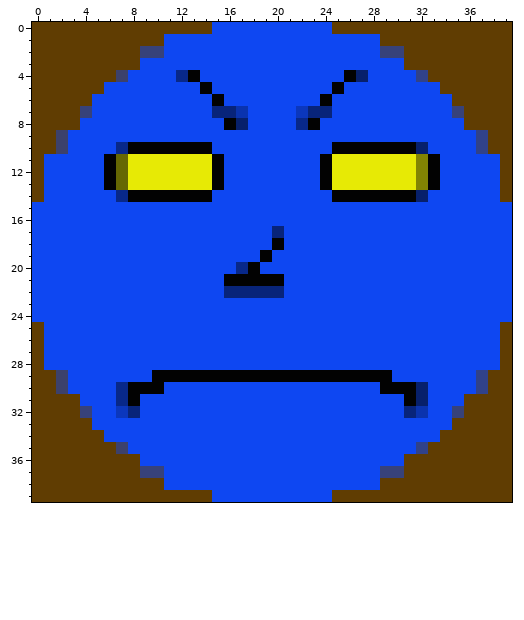
Pixel-art sprite, stored at Sprites/Blue.png. The picture above was drawn from the file before the commit.
The file is 40x40 pixels.
The same view after the edit:
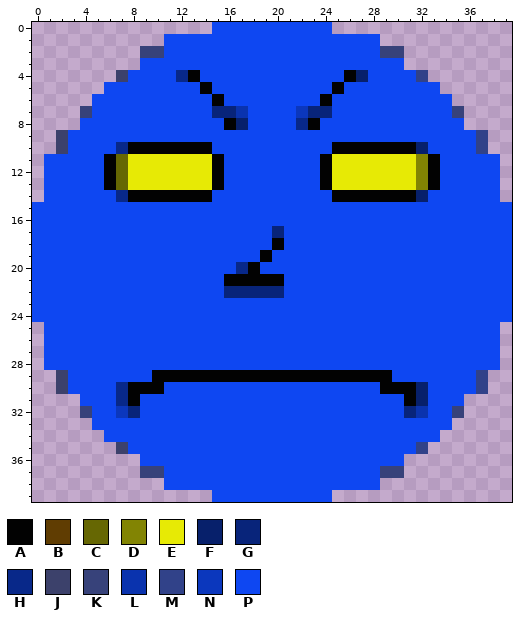
Palette (. is transparent): A #020202  B #603d02  C #666703  D #828403  E #e7ea05  F #07206b  G #08247a  H #082889  J #3c416b  K #37427a  L #0a33ae  M #314289  N #0b37bd  P #0e47f2
Difference:
y 0: x 0..14 BBBBBBBBBBBBBBB -> ...............; x 25..39 BBBBBBBBBBBBBBB -> ...............
y 1: x 0..10 BBBBBBBBBBB -> ...........; x 29..39 BBBBBBBBBBB -> ...........
y 2..3: x 0..8 BBBBBBBBB -> .........; x 31..39 BBBBBBBBB -> .........
y 4: x 0..6 BBBBBBB -> .......; x 33..39 BBBBBBB -> .......
y 5: x 0..5 BBBBBB -> ......; x 34..39 BBBBBB -> ......
y 6: x 0..4 BBBBB -> .....; x 35..39 BBBBB -> .....
y 7..8: x 0..3 BBBB -> ....; x 36..39 BBBB -> ....
y 9..10: x 0..1 BB -> ..; x 38..39 BB -> ..
y 11..14: x 0 B -> .; x 39 B -> .
y 25..28: x 0 B -> .; x 39 B -> .
y 29..30: x 0..1 BB -> ..; x 38..39 BB -> ..
y 31..32: x 0..3 BBBB -> ....; x 36..39 BBBB -> ....
y 33: x 0..4 BBBBB -> .....; x 35..39 BBBBB -> .....
y 34: x 0..5 BBBBBB -> ......; x 34..39 BBBBBB -> ......
y 35: x 0..6 BBBBBBB -> .......; x 33..39 BBBBBBB -> .......
y 36..37: x 0..8 BBBBBBBBB -> .........; x 31..39 BBBBBBBBB -> .........
y 38: x 0..10 BBBBBBBBBBB -> ...........; x 29..39 BBBBBBBBBBB -> ...........
y 39: x 0..14 BBBBBBBBBBBBBBB -> ...............; x 25..39 BBBBBBBBBBBBBBB -> ...............
